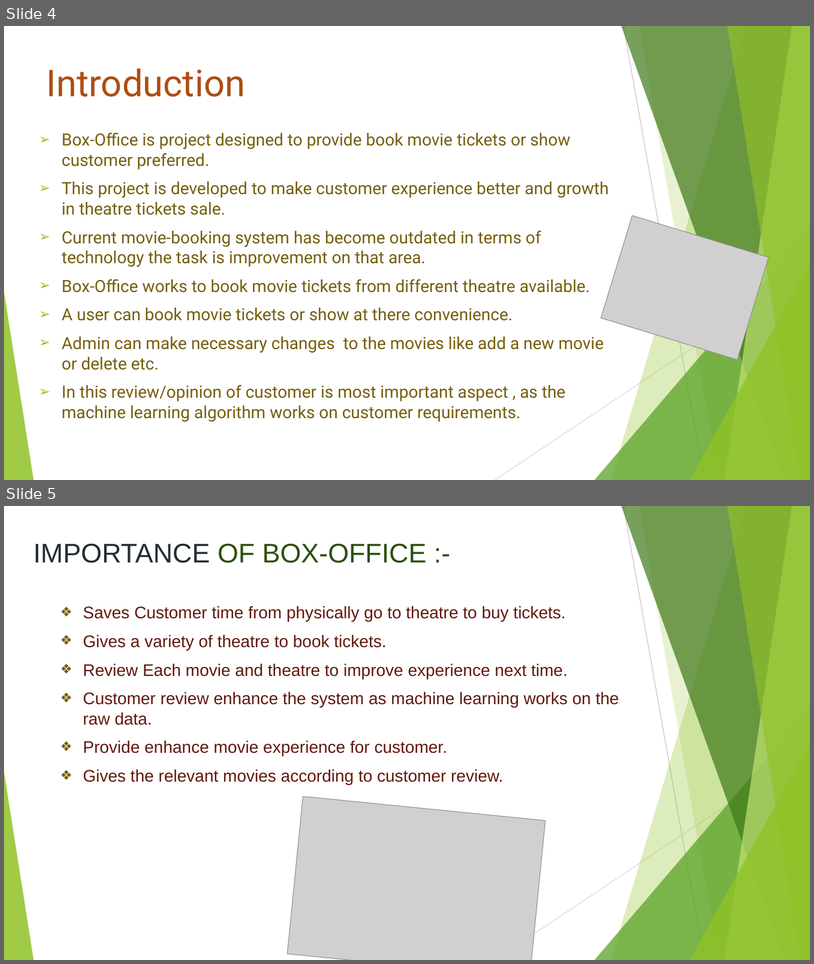
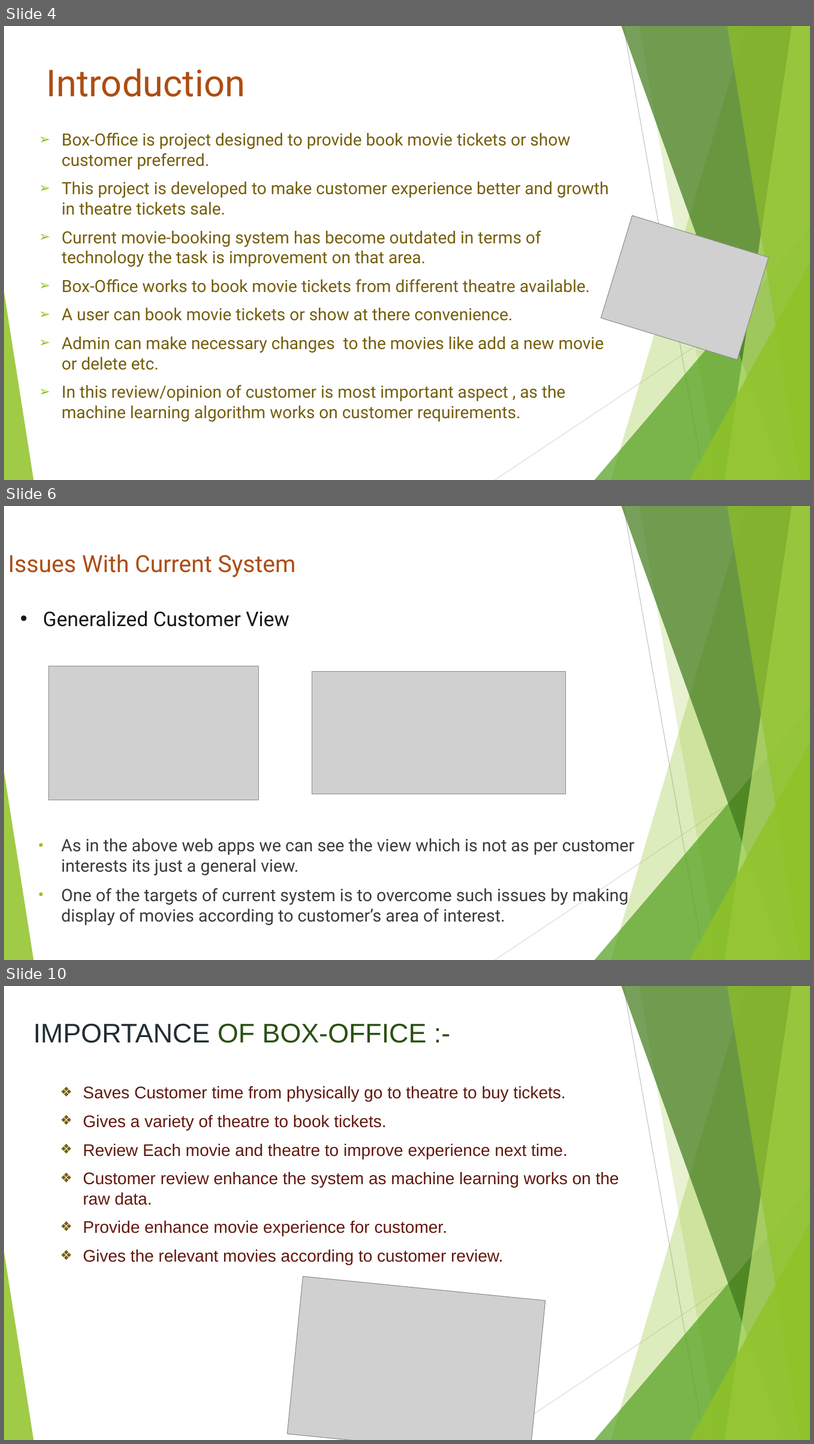
Before and after one commit to anejakartik/Designing-An-Efficient-Machine-Learning-Based-Approach-for-Prediction-of-Automated-Movie-Booking, a slide deck: boxofficeppt.pptx. Shown one above the other, each under a label of ours: slides 4 and 5 before the commit, slides 4, 6 and 10 after it; the slides between them are not shown. The pictures are 814x964 and 814x1444 pixels, drawn with LibreOffice and Linux fonts; fonts in the diff are those of the drawing; grey boxes stand for pictures. Boxes give left, top, right and bottom in pixels: in the first picture for what was removed or moved away, otherwise in the second. Text is boxed around its words. In the diff, an @@ line names an element or a change of style, - is before the commit and + after.

```diff
--- a/boxofficeppt.pptx
+++ b/boxofficeppt.pptx
@@ slide 6 added at bbox=[4, 506, 810, 960], background #FFFFFF; not listed: 10 template elements that a slide beside it also shows @@
@@ text added at bbox=[8, 554, 296, 577], 28 pt, text #AD4C12 @@
+Issues With Current System
@@ text added at bbox=[43, 610, 290, 627], 24 pt, text #181818 @@
+• Generalized Customer View
@@ picture added at bbox=[49, 666, 258, 799] @@
@@ picture added at bbox=[312, 671, 566, 793] @@
@@ text added at bbox=[61, 838, 635, 925], 20.4 pt, text #3B3B3B @@
+• As in the above web apps we can see the view which is not as per customer interests its just a general view.
+• One of the targets of current system is to overcome such issues by making display of movies according to customer’s area of interest.
@@ what was slide 5 is now slide 10 @@
```
Also in this commit, not shown: 4 other slides added, 1 other file.
